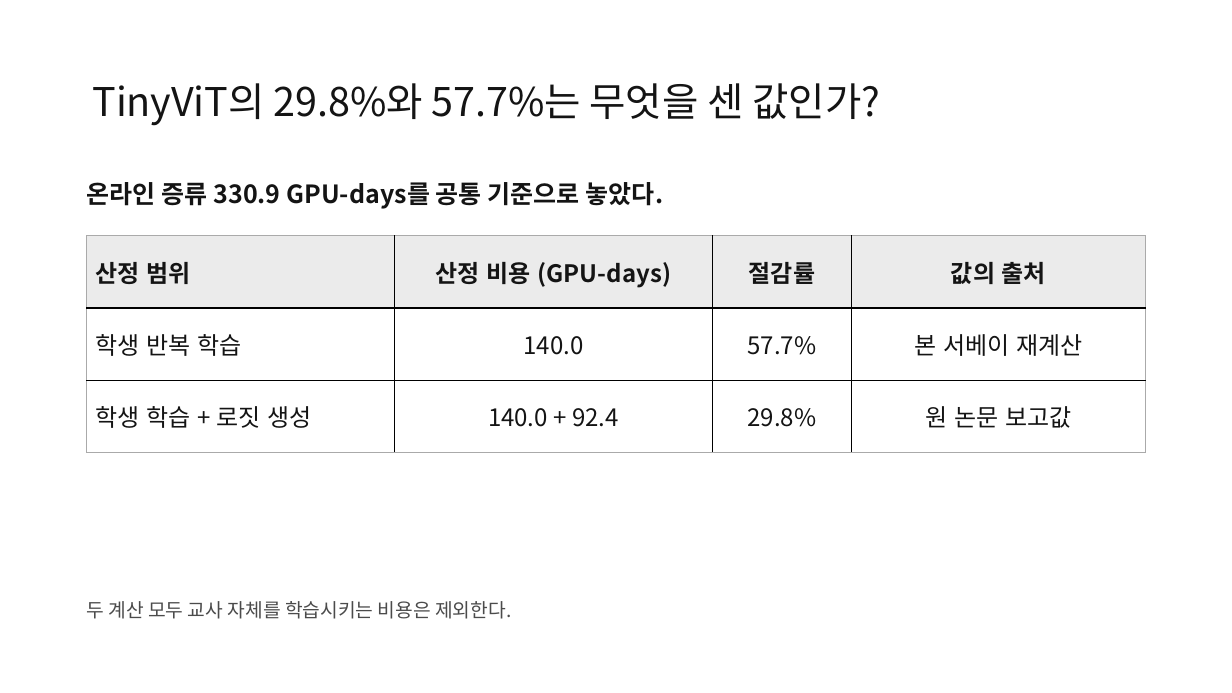
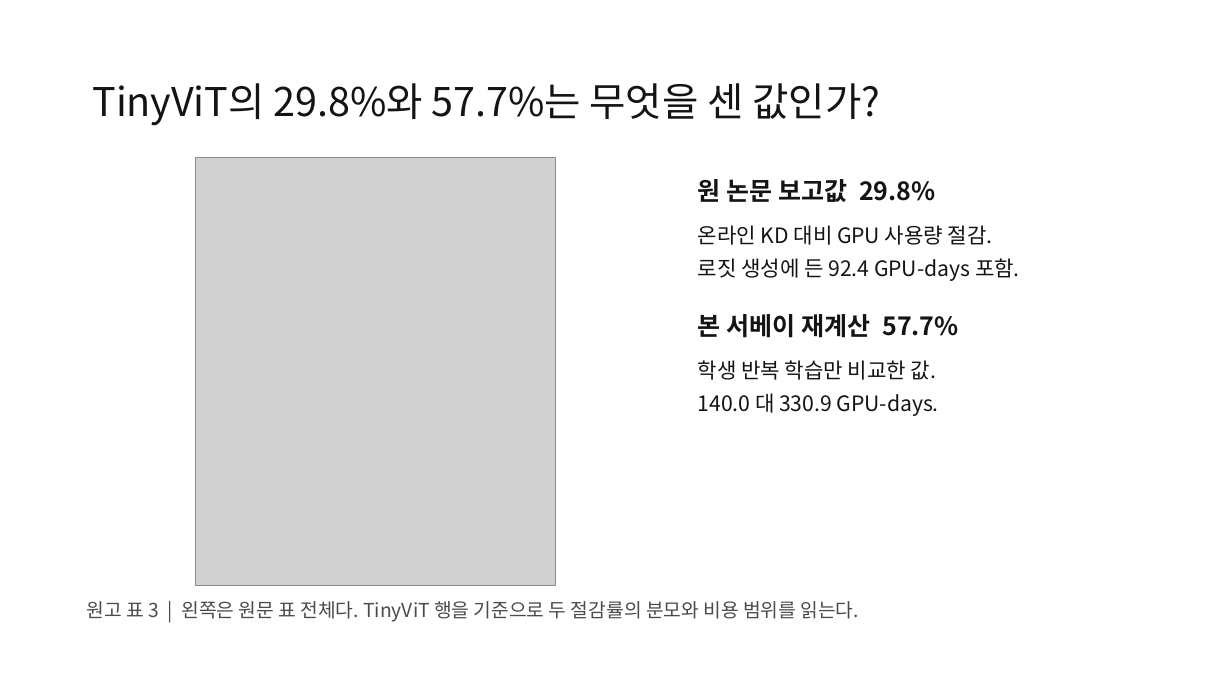
Before and after one commit to jeehoo0507/Efficient-KD-for-Vision, a slide deck: slide 4 of presentations/vision-kd-seminar/EKD-seminar.pptx. Drawn at 1232x693 pixels with LibreOffice and Linux fonts; fonts in the diff are those of the drawing; grey boxes stand for pictures. Boxes give left, top, right and bottom in pixels: in the first picture for what was removed or moved away, otherwise in the second. Text is boxed around its words. In the diff, an @@ line names an element or a change of style, - is before the commit and + after.

```diff
--- a/presentations/vision-kd-seminar/EKD-seminar.pptx
+++ b/presentations/vision-kd-seminar/EKD-seminar.pptx
@@ picture added at [196,158,555,585] @@
@@ text added at [698,179,936,202], 19.5 pt, text #141414, bold @@
+원 논문 보고값 29.8%
@@ text removed at [87,182,664,209] @@
-온라인 증류 330.9 GPU-days를 공통 기준으로 놓았다.
@@ table removed at [87,236,1146,452], 3 rows, 4 columns @@
-산정 범위 | 산정 비용 (GPU-days) | 절감률 | 값의 출처
-학생 반복 학습 | 140.0 | 57.7% | 본 서베이 재계산
-학생 학습 + 로짓 생성 | 140.0 + 92.4 | 29.8% | 원 논문 보고값
@@ text added at [698,225,993,245], 16.5 pt, text #141414 @@
+온라인 KD 대비 GPU 사용량 절감.
@@ text added at [698,258,1020,281], 16.5 pt, text #141414 @@
+로짓 생성에 든 92.4 GPU-days 포함.
@@ text added at [698,314,959,338], 19.5 pt, text #141414, bold @@
+본 서베이 재계산 57.7%
@@ text added at [698,360,936,380], 16.5 pt, text #141414 @@
+학생 반복 학습만 비교한 값.
@@ text added at [698,393,939,416], 16.5 pt, text #141414 @@
+140.0 대 330.9 GPU-days.
@@ text at [87,601,860,622]: text changed @@
-두 계산 모두 교사 자체를 학습시키는 비용은 제외한다.
+원고 표 3 | 왼쪽은 원문 표 전체다. TinyViT 행을 기준으로 두 절감률의 분모와 비용 범위를 읽는다.
```
Also in this commit, not shown: 9 other slides changed, 5 slides added, 5 slides removed, 30 other files.
